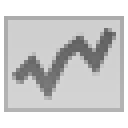
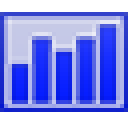
Before/after of a 128×128 layered artwork. What changed in the layer stack:
added layer "17-bar-chart@2x" above "Layer 0" over 0, 12, 128, 112
hid "Layer 0" over 4, 16, 124, 112
